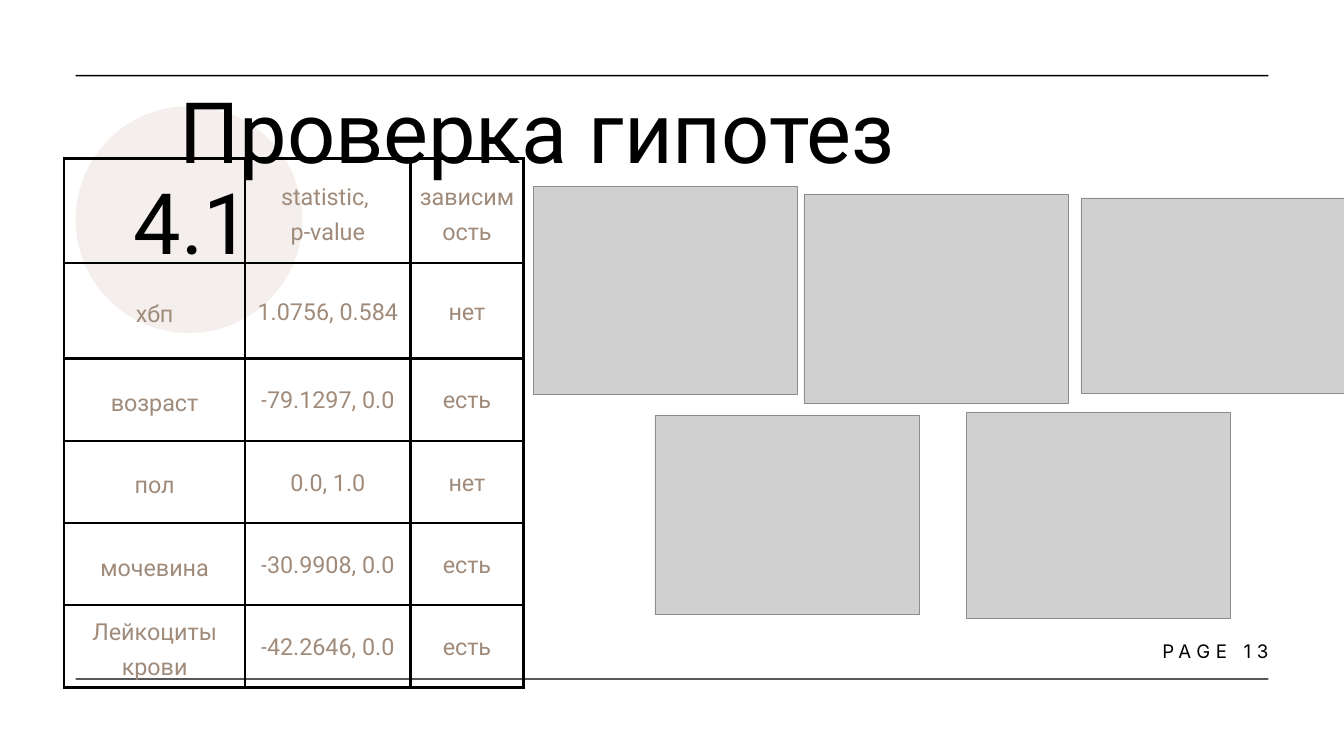
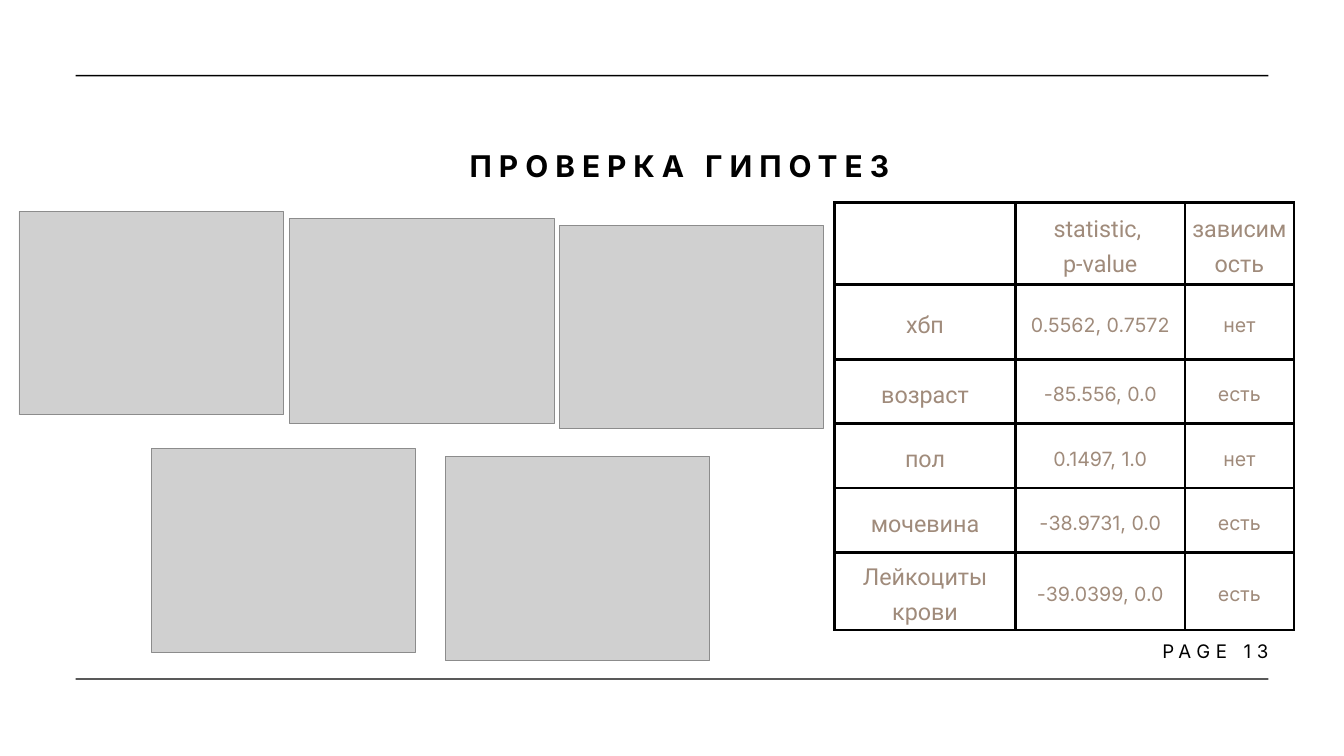
Before and after one commit to Ipopuk/Data_Analysis_Medics, a slide deck: slide 13 of presentation.pptx. Drawn at 1344x756 pixels with LibreOffice and Linux fonts; fonts in the diff are those of the drawing; grey boxes stand for pictures. Boxes give left, top, right and bottom in pixels: in the first picture for what was removed or moved away, otherwise in the second. Text is boxed around its words. In the diff, an @@ line names an element or a change of style, - is before the commit and + after.

```diff
--- a/presentation.pptx
+++ b/presentation.pptx
@@ freeform shape removed at (75, 106, 302, 333) @@
@@ text removed at (133, 177, 250, 274) @@
-4.1
@@ text at (470, 155, 889, 178): text changed; size 90.8 to 32 pt; font Roboto to Inter; bold on @@
-Проверка гипотез
+ПРОВЕРКА ГИПОТЕЗ
@@ picture removed at (804, 194, 1068, 404) @@
@@ table at (835, 202, 1294, 629) @@
-row 2, column 2: 1.0756, 0.584
+row 2, column 2: 0.5562, 0.7572
-row 3, column 2: -79.1297, 0.0
+row 3, column 2: -85.556, 0.0
-row 4, column 2: 0.0, 1.0
+row 4, column 2: 0.1497, 1.0
-row 5, column 2: -30.9908, 0.0
+row 5, column 2: -38.9731, 0.0
-row 6, column 2: -42.2646, 0.0
+row 6, column 2: -39.0399, 0.0
@@ size 25 to 21 pt, font Roboto to Inter in "нет", "есть", "нет", "есть" and 1 more places @@
@@ table: place and size @@
-table at (64, 159, 523, 687)
+table at (835, 202, 1294, 629)
@@ picture removed at (1081, 198, 1344, 394) @@
@@ picture added at (19, 212, 284, 415) @@
@@ picture added at (290, 218, 554, 423) @@
@@ picture: place and size @@
-picture at (533, 187, 798, 394)
+picture at (559, 225, 824, 428)
@@ picture removed at (655, 415, 920, 615) @@
@@ picture removed at (966, 412, 1231, 618) @@
@@ picture added at (151, 449, 416, 653) @@
@@ picture added at (445, 456, 710, 661) @@
```
Also in this commit, not shown: 12 other slides changed, 1 slide added.
